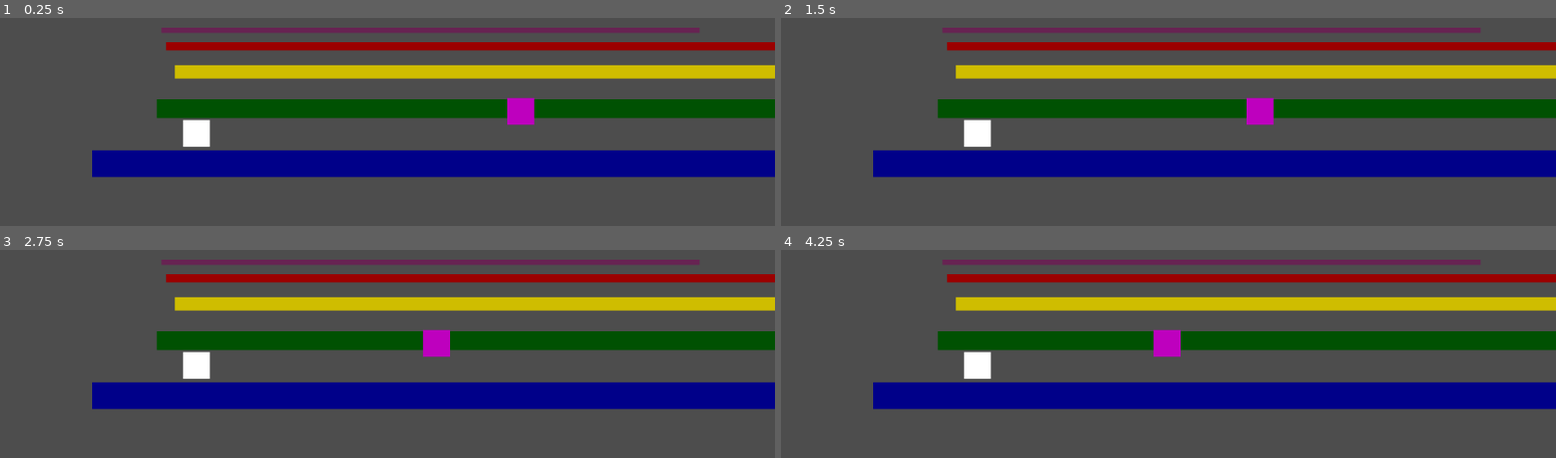
Above: before the commit, frames 1-4 (two rows, left to right).
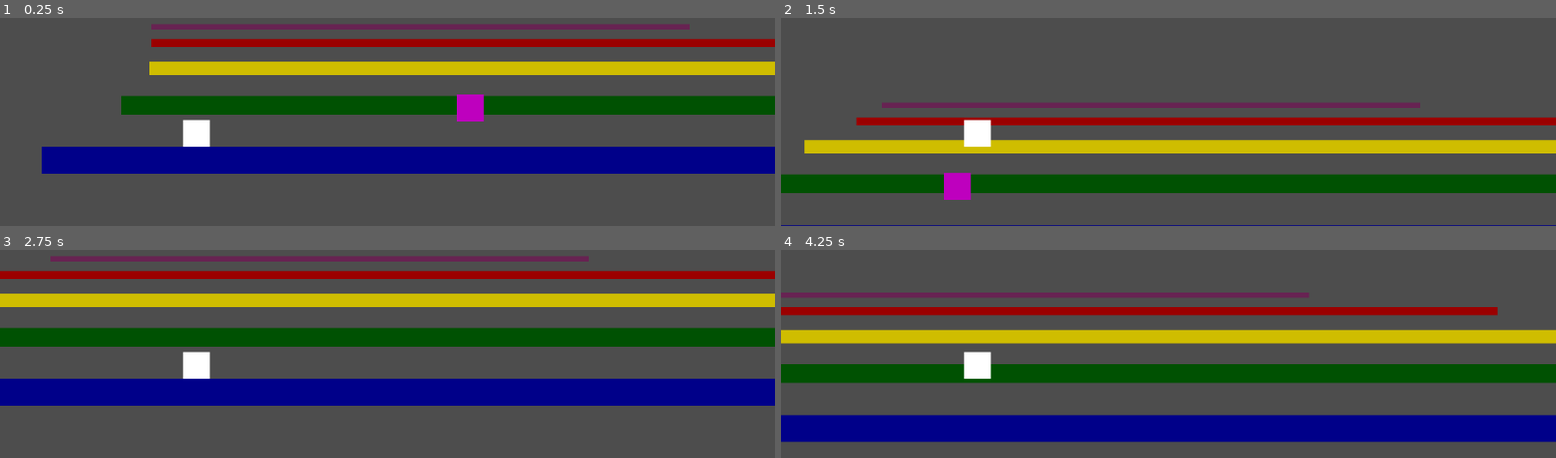
Above: after the commit, the same moments.

Repository: thomasWkr/pogoland
Game: Godot game, scene res://Main.tscn
Same seed, same stepped clock (60 frames per second), same inputs: the game is played once before the commit and once after it.
Inputs:
- Up to frame 1 (0.25 s): no input
- Up to frame 2 (1.5 s): tap Left (Lift Layer) at 0.6 s; tap Up (jump) at 0.77, 0.8, 1.07, 1.35 s
- Up to frame 3 (2.75 s): tap Up (jump) at 1.52, 1.82, 2.3 s; tap Left (Lift Layer) at 1.55, 2.1 s
- Up to frame 4 (4.25 s): tap Left (Lift Layer) at 2.85 s; tap Up (jump) at 3.02, 3.32, 3.6, 3.77, 4.07 s

The runs differ from the first frame. In frame 1, 16% of the frame differs, in the area x 5-100%, y 2-77%; in frame 2, 45%; in frame 3, 20%; in frame 4, 57%, in the area x 0-100%, y 4-93%.
Error before the commit: Parse Error: Unindent doesn't match the previous indentation level. (res://Scenes/Characters/pc.gd:19)

Commit message:
fixed pc script

Diff:
--- a/Scenes/Characters/pc.gd
+++ b/Scenes/Characters/pc.gd
@@ -17,9 +17,9 @@
 			velocity.y = JUMP_VELOCITY
 		elif(can_pogo):
 			velocity.y = JUMP_VELOCITY
-      bird.pogoed = true
+			bird.pogoed = true
 
-	#if Input.is_action_just_pressed("Lift Layer"):
+#if Input.is_action_just_pressed("Lift Layer"):
 
 	velocity.x = SPEED
 
--- /dev/null
+++ b/Scenes/Objects/Spike.tscn
@@ -0,0 +1,3 @@
+[gd_scene format=3 uid="uid://cp2kndnmebkxw"]
+
+[node name="Spike" type="StaticBody2D"]
